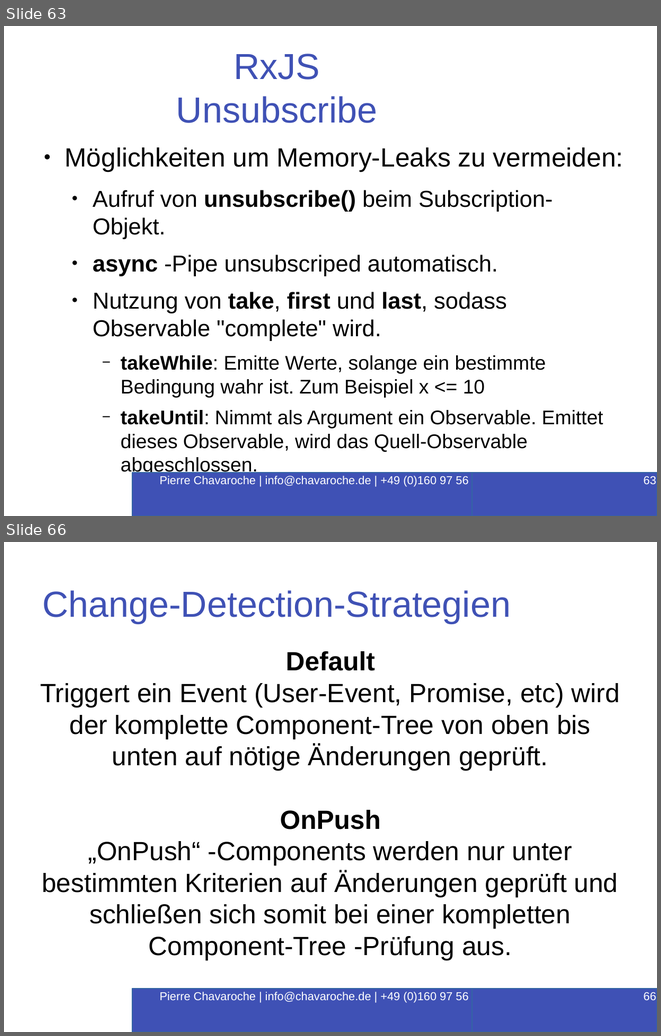
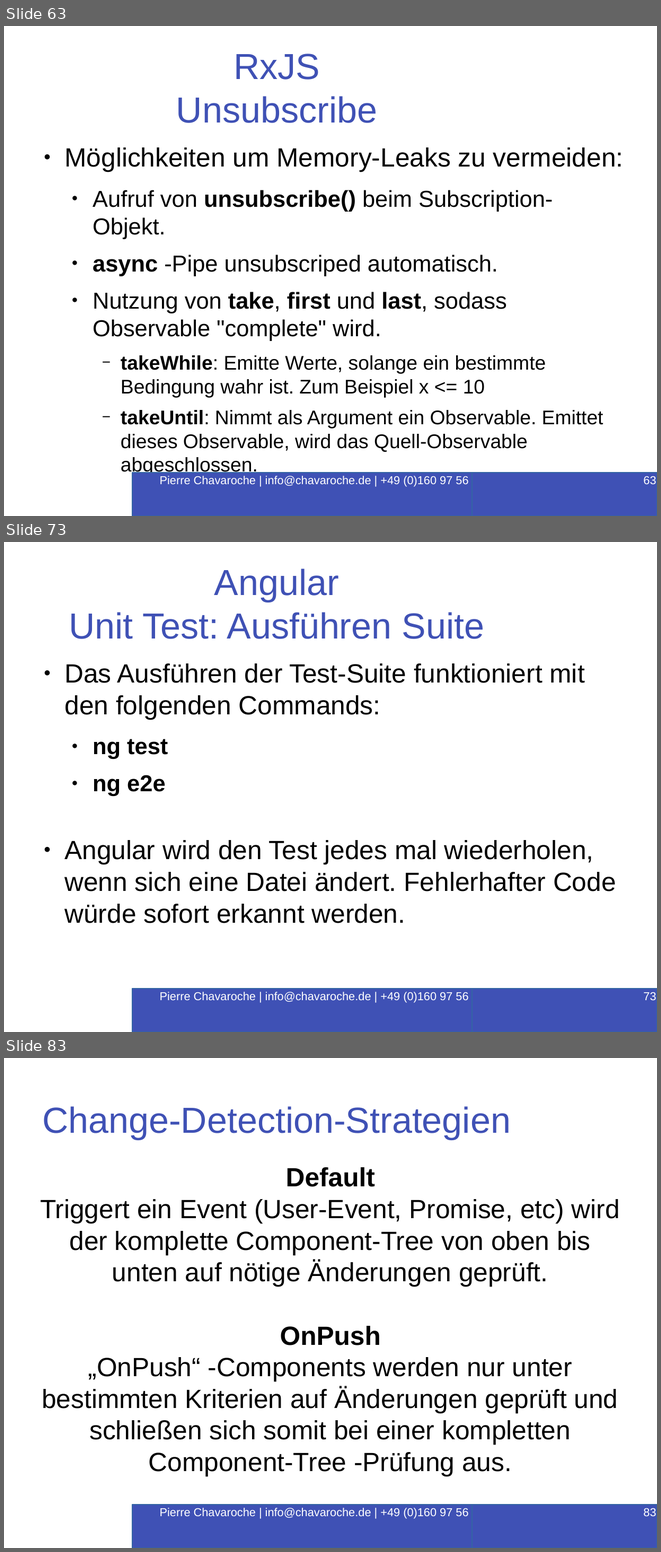
Before and after one commit to PierreChavaroche/workshop-presentation, a slide deck: Angular-RxJS.odp. Shown one above the other, each under a label of ours: slides 63 and 66 before the commit, slides 63, 73 and 83 after it; the slides between them are not shown. The pictures are 661x1036 and 661x1552 pixels, drawn with LibreOffice and Linux fonts; fonts in the diff are those of the drawing; background and template pictures are left out. Boxes give left, top, right and bottom in pixels: in the first picture for what was removed or moved away, otherwise in the second. Text is boxed around its words. In the diff, an @@ line names an element or a change of style, - is before the commit and + after.

```diff
--- a/Angular-RxJS.odp
+++ b/Angular-RxJS.odp
@@ slide 73 added at (4, 542, 657, 1032), background #FFFFFF @@
@@ title added at (69, 568, 484, 639), 44 pt, text #3F51B5 @@
+Angular
+Unit Test: Ausführen Suite
@@ text added at (64, 663, 616, 923), 32 pt, text #000000 @@
+● Das Ausführen der Test-Suite funktioniert mit den folgenden Commands:
+  ● ng test
+  ● ng e2e
+● Angular wird den Test jedes mal wiederholen, wenn sich eine Datei ändert. Fehlerhafter Code würde sofort erkannt werden.
@@ rectangle added at (133, 988, 529, 1032), fill #3F51B5, outline #3465A4 1.5 pt, 14 pt, text #FFFFFF @@
+Pierre Chavaroche | info@chavaroche.de | +49 (0)160 97 56 16 87
@@ page number added at (472, 988, 657, 1032), fill #3F51B5, outline #3465A4 1.5 pt, 14 pt, text #FFFFFF @@
+73
@@ what was slide 66 is now slide 83 @@
@@ page number at (643, 1508, 656, 1516): text changed @@
-66
+83
```
Also in this commit, not shown: 5 slides changed, 13 other slides added, 16 other files.
